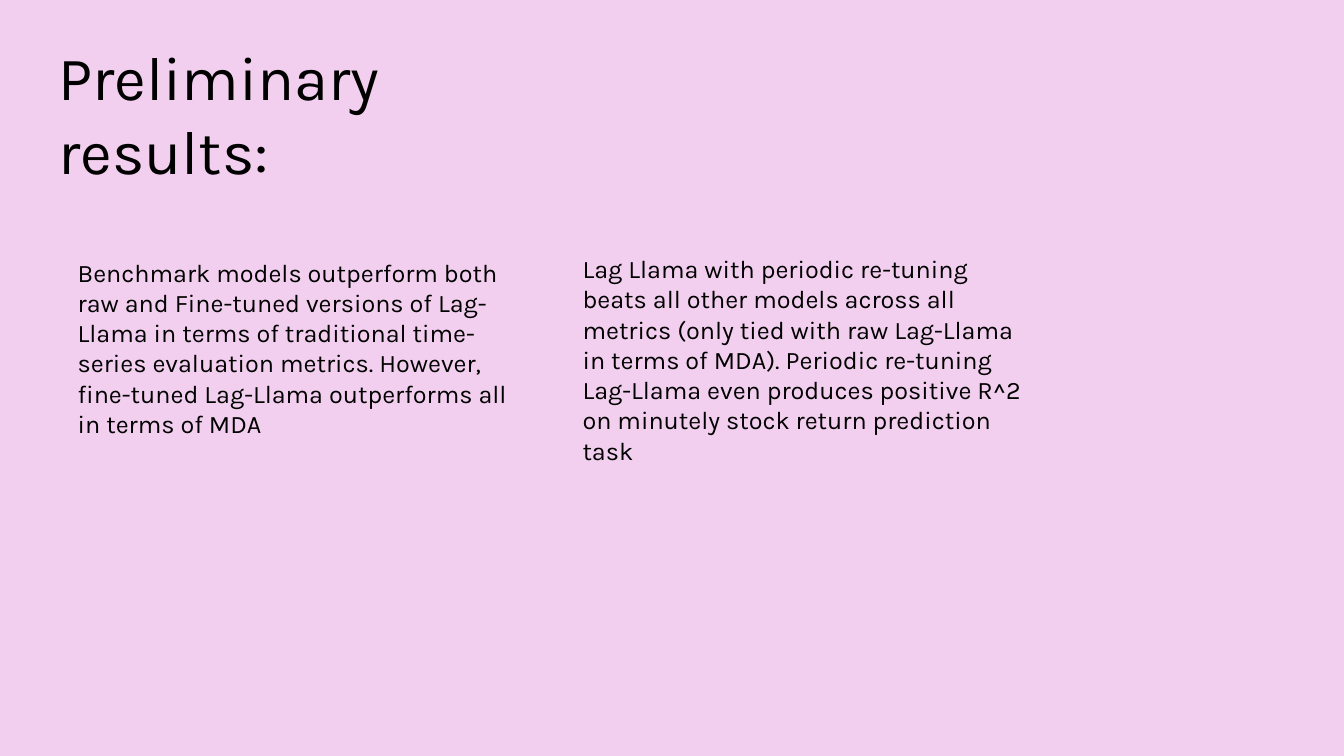
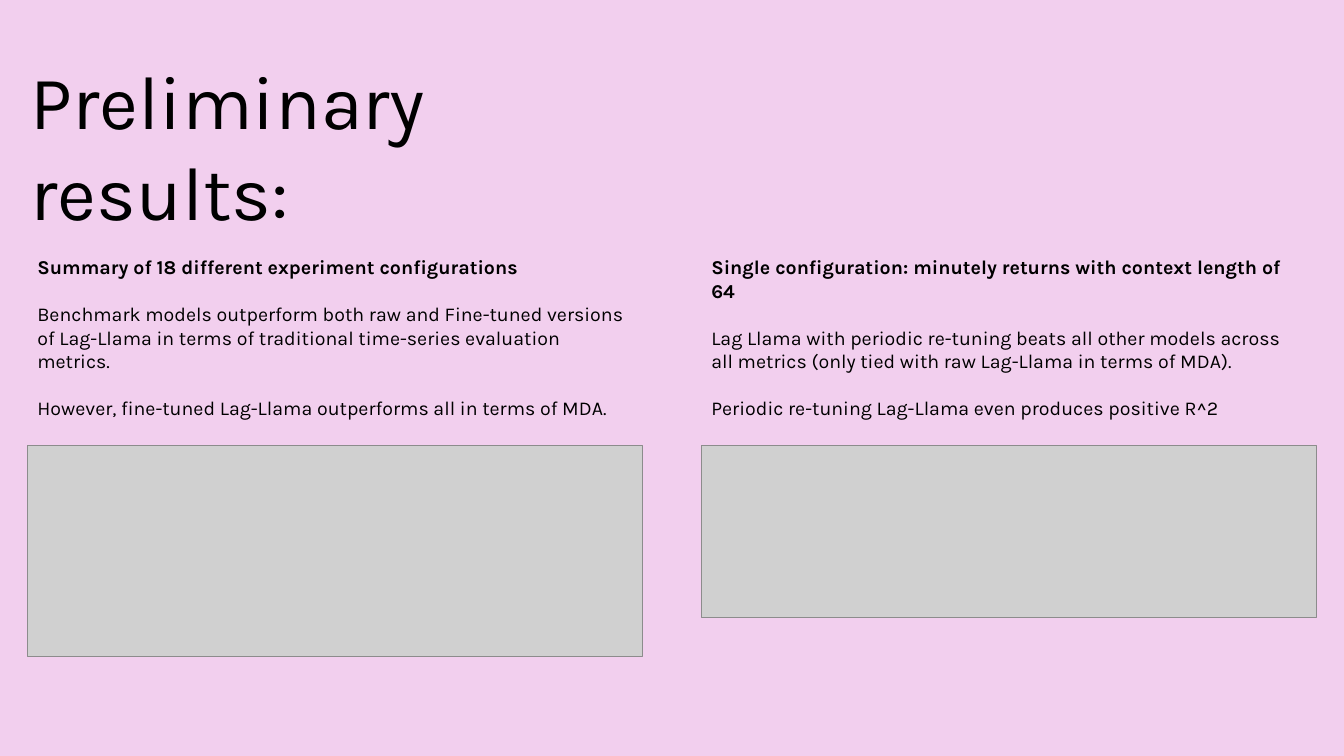
Before and after one commit to filip-topic/Time-Series-Foundation-Models-in-Financial-time-series-prediction, a slide deck: slide 4 of various documents/7th of August presentation.pptx. Drawn at 1344x756 pixels with LibreOffice and Linux fonts; fonts in the diff are those of the drawing; grey boxes stand for pictures. Boxes give left, top, right and bottom in pixels: in the first picture for what was removed or moved away, otherwise in the second. Text is boxed around its words. In the diff, an @@ line names an element or a change of style, - is before the commit and + after.

```diff
--- a/various documents/7th of August presentation.pptx
+++ b/various documents/7th of August presentation.pptx
@@ text "Preliminary results:": place and size @@
-text "Preliminary results:" at [58,57,379,175]
+text "Preliminary results:" at [31,77,425,221]
@@ text "Preliminary results:" at [31,77,425,221]: size 44 to 54 pt @@
@@ text at [37,260,623,420]: text changed; size 18 to 14 pt @@
-Benchmark models outperform both raw and Fine-tuned versions of Lag-Llama in terms of traditional time-series evaluation metrics. However, fine-tuned Lag-Llama outperforms all in terms of MDA
+Summary of 18 different experiment configurations
+Benchmark models outperform both raw and Fine-tuned versions of Lag-Llama in terms of traditional time-series evaluation metrics.
+However, fine-tuned Lag-Llama outperforms all in terms of MDA.
@@ text at [711,260,1280,420]: text changed; size 18 to 14 pt @@
-Lag Llama with periodic re-tuning beats all other models across all metrics (only tied with raw Lag-Llama in terms of MDA). Periodic re-tuning Lag-Llama even produces positive R^2 on minutely stock return prediction task
+Single configuration: minutely returns with context length of 64
+Lag Llama with periodic re-tuning beats all other models across all metrics (only tied with raw Lag-Llama in terms of MDA).
+Periodic re-tuning Lag-Llama even produces positive R^2
@@ picture added at [27,446,642,656] @@
@@ picture added at [702,446,1317,618] @@
```
Also in this commit, not shown: 2 other slides changed, 1 slide added, 6 other files.
